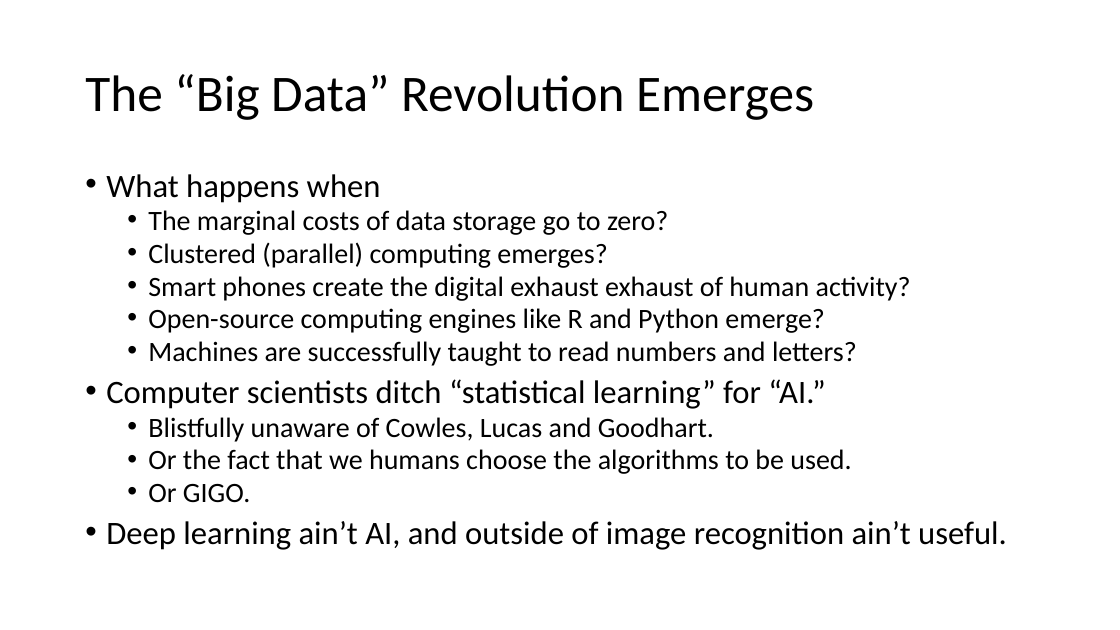
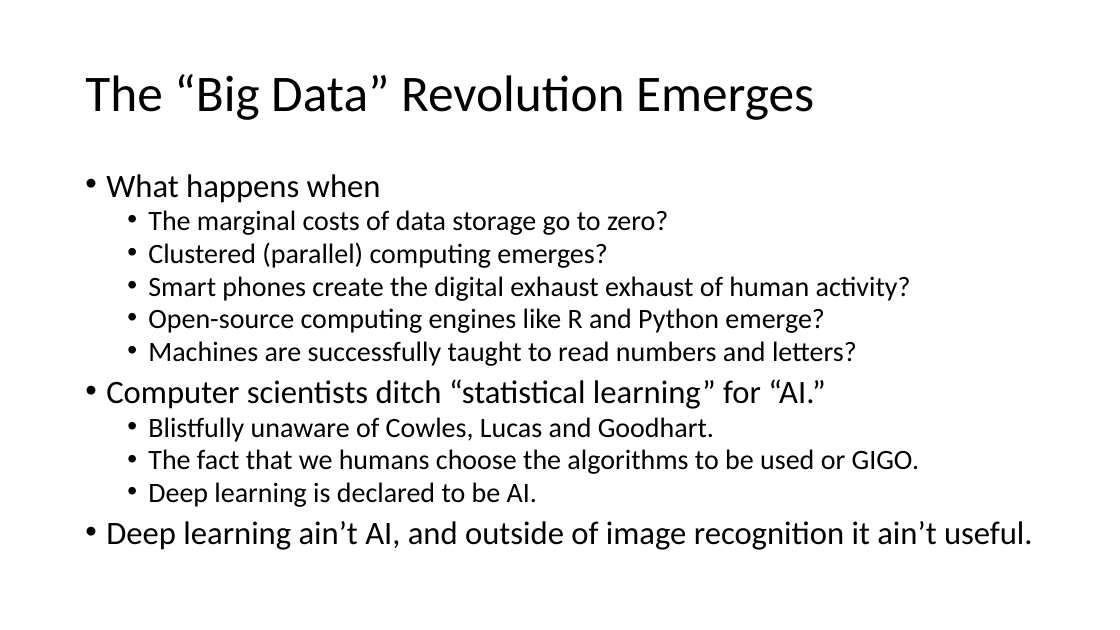
Before and after one commit to thsavage/Public-Presentations, a slide deck: slide 10 of It Ain't AI.pptx. Drawn at 1120x630 pixels with LibreOffice and Linux fonts; fonts in the diff are those of the drawing. Boxes give left, top, right and bottom in pixels: in the first picture for what was removed or moved away, otherwise in the second. Text is boxed around its words. In the diff, an @@ line names an element or a change of style, - is before the commit and + after.

```diff
--- a/It Ain't AI.pptx
+++ b/It Ain't AI.pptx
@@ text at [106, 449, 1033, 550]: text changed; size 28 to 24 pt @@
-  • Or the fact that we humans choose the algorithms to be used.
-  • Or GIGO.
-• Deep learning ain’t AI, and outside of image recognition ain’t useful.
+  • The fact that we humans choose the algorithms to be used or GIGO.
+  • Deep learning is declared to be AI.
+• Deep learning ain’t AI, and outside of image recognition it ain’t useful.
```
Also in this commit, not shown: 6 other slides changed.
